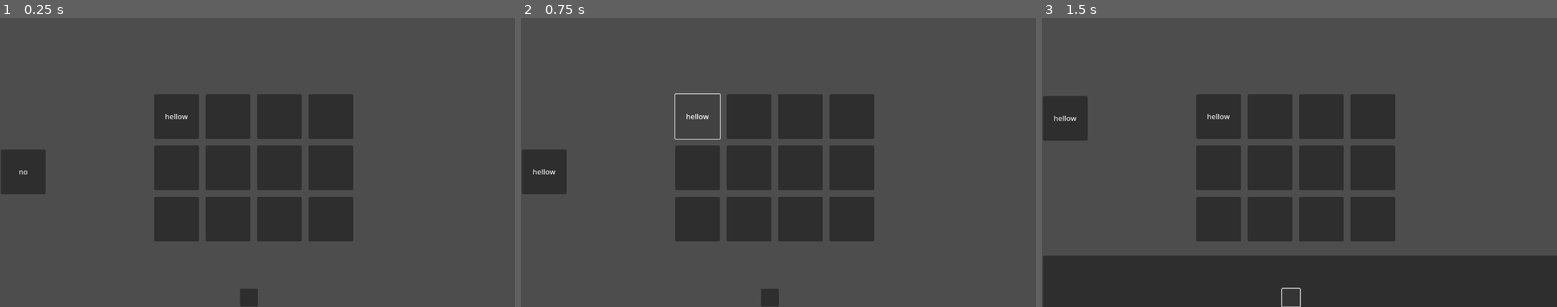
Above: before the commit, frames 1-3 (left to right).
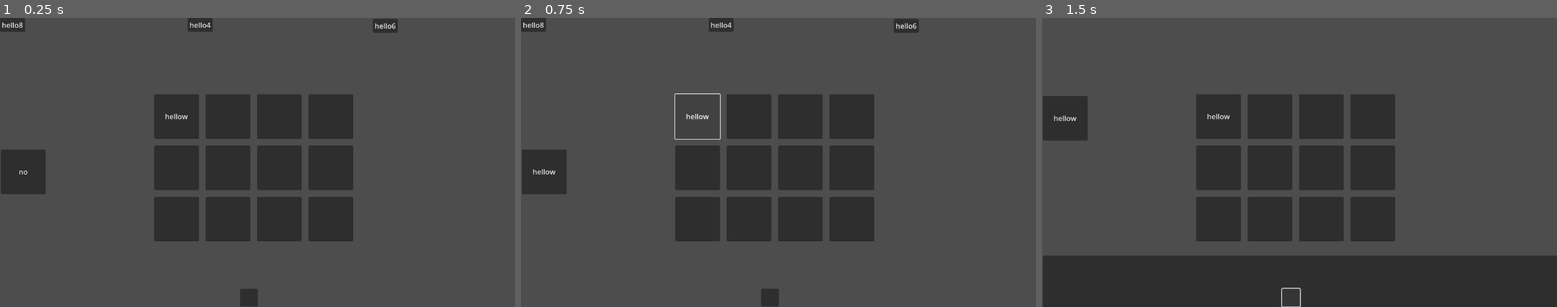
Above: after the commit, the same moments.

Repository: JonathanSentenne/GodotGameJam
Game: Godot game, scene res://SceneGame.tscn
The game is run twice, just before and just after one commit, with the same random seed, the same clock (stepped at 60 frames per second) and the same inputs.
Inputs (mouse positions are in pixels of both pictures, inside the frame that each line leads up to):
- Up to frame 1 (0.25 s): no input
- Up to frame 2 (0.75 s): click "hellow" at 0.5 s
- Up to frame 3 (1.5 s): click (1289, 298) at 1.25 s

The runs differ from the first frame. In frame 1, 0.6% of the frame differs, in the area x 0-78%, y 0-6%; in frame 2, 0.6%; in frame 3, nothing differs.

Commit message:
Boutons monster

Diff:
--- /dev/null
+++ b/InstantiateMonster.tscn
@@ -0,0 +1,4 @@
+[gd_scene format=3 uid="uid://d0idrx04e8xyr"]
+
+[node name="InstantiateMonster" type="Button"]
+text = "hello"
--- /dev/null
+++ b/InstantiateMonster10.tscn
@@ -0,0 +1,4 @@
+[gd_scene format=3 uid="uid://dpcld5uqikrru"]
+
+[node name="InstantiateMonster" type="Button"]
+text = "hello10"
--- /dev/null
+++ b/InstantiateMonster2.tscn
@@ -0,0 +1,4 @@
+[gd_scene format=3 uid="uid://1awx3c1gokmp"]
+
+[node name="InstantiateMonster" type="Button"]
+text = "hello2"
--- /dev/null
+++ b/InstantiateMonster3.tscn
@@ -0,0 +1,4 @@
+[gd_scene format=3 uid="uid://cq6v2nkksk5cr"]
+
+[node name="InstantiateMonster" type="Button"]
+text = "hello3"
--- /dev/null
+++ b/InstantiateMonster4.tscn
@@ -0,0 +1,4 @@
+[gd_scene format=3 uid="uid://dyirudgc757wl"]
+
+[node name="InstantiateMonster" type="Button"]
+text = "hello4"
--- /dev/null
+++ b/InstantiateMonster5.tscn
@@ -0,0 +1,5 @@
+[gd_scene format=3 uid="uid://dqqgw8ywb1agd"]
+
+[node name="InstantiateMonster" type="Button"]
+text = "hello5
+"
--- /dev/null
+++ b/InstantiateMonster6.tscn
@@ -0,0 +1,5 @@
+[gd_scene format=3 uid="uid://dp267kemhvavn"]
+
+[node name="InstantiateMonster" type="Button"]
+text = "hello6
+"
--- /dev/null
+++ b/InstantiateMonster7.tscn
@@ -0,0 +1,5 @@
+[gd_scene format=3 uid="uid://c5s6rf6fspcu7"]
+
+[node name="InstantiateMonster" type="Button"]
+text = "hello7
+"
--- /dev/null
+++ b/InstantiateMonster8.tscn
@@ -0,0 +1,4 @@
+[gd_scene format=3 uid="uid://vcnkjaxrwrmc"]
+
+[node name="InstantiateMonster" type="Button"]
+text = "hello8"
--- /dev/null
+++ b/InstantiateMonster9.tscn
@@ -0,0 +1,4 @@
+[gd_scene format=3 uid="uid://ouprxsrqqjtu"]
+
+[node name="InstantiateMonster" type="Button"]
+text = "hello9"
--- /dev/null
+++ b/Main.gd
@@ -0,0 +1,44 @@
+extends Node2D
+
+var nodes = [
+	preload("res://InstantiateMonster.tscn"),
+	preload("res://InstantiateMonster2.tscn"),
+	preload("res://InstantiateMonster3.tscn"),
+	preload("res://InstantiateMonster4.tscn"),
+	preload("res://InstantiateMonster5.tscn"),
+	preload("res://InstantiateMonster6.tscn"),
+	preload("res://InstantiateMonster7.tscn"),
+	preload("res://InstantiateMonster8.tscn"),
+	preload("res://InstantiateMonster9.tscn"),
+	preload("res://InstantiateMonster10.tscn")
+]
+
+var placeholders = []
+
+# Called when the node enters the scene tree for the first time.
+func _ready():
+
+	placeholders.append($Control/Panel/Placeholder)
+	placeholders.append(get_node("Control/Panel/Placeholder2"))
+	placeholders.append(get_node("Control/Panel/Placeholder3"))
+
+
+	inst()
+	pass # Replace with function body.
+
+
+func inst():
+	var selectedNodes = []
+
+	while selectedNodes.size() < 3:
+		var index = randi() % nodes.size()
+		var node = nodes[index]
+		if !selectedNodes.has(node):
+			selectedNodes.append(node)
+
+	for i in range(selectedNodes.size()):
+		var instance = selectedNodes[i].instantiate()
+		var chosenPlaceholder = placeholders[i % placeholders.size()]
+		instance.position = chosenPlaceholder.position
+		var panel = get_node("Control/Panel")
+		panel.add_child(instance)
--- a/SceneGame.tscn
+++ b/SceneGame.tscn
@@ -1,10 +1,12 @@
-[gd_scene load_steps=4 format=3 uid="uid://cu30wjbacsupj"]
+[gd_scene load_steps=5 format=3 uid="uid://cu30wjbacsupj"]
 
+[ext_resource type="Script" path="res://Main.gd" id="1_7omdp"]
 [ext_resource type="Script" path="res://Scripts/btnGrid1.gd" id="1_nkv73"]
 [ext_resource type="Script" path="res://Scripts/ListMouvement.gd" id="1_rq6wu"]
 [ext_resource type="Script" path="res://Scripts/Monster1.gd" id="3_coa26"]
 
 [node name="Node2D" type="Node2D"]
+script = ExtResource("1_7omdp")
 
 [node name="Grid" type="GridContainer" parent="."]
 custom_minimum_size = Vector2(1150, 650)
@@ -97,3 +99,27 @@
 offset_bottom = -258.0
 text = "no"
 script = ExtResource("3_coa26")
+
+[node name="Placeholder" type="Control" parent="Control/Panel"]
+layout_mode = 3
+anchors_preset = 0
+offset_left = -2.0
+offset_top = -653.0
+offset_right = 38.0
+offset_bottom = -613.0
+
+[node name="Placeholder2" type="Control" parent="Control/Panel"]
+layout_mode = 3
+anchors_preset = 0
+offset_left = 418.0
+offset_top = -653.0
+offset_right = 458.0
+offset_bottom = -613.0
+
+[node name="Placeholder3" type="Control" parent="Control/Panel"]
+layout_mode = 3
+anchors_preset = 0
+offset_left = 832.0
+offset_top = -651.0
+offset_right = 872.0
+offset_bottom = -611.0
